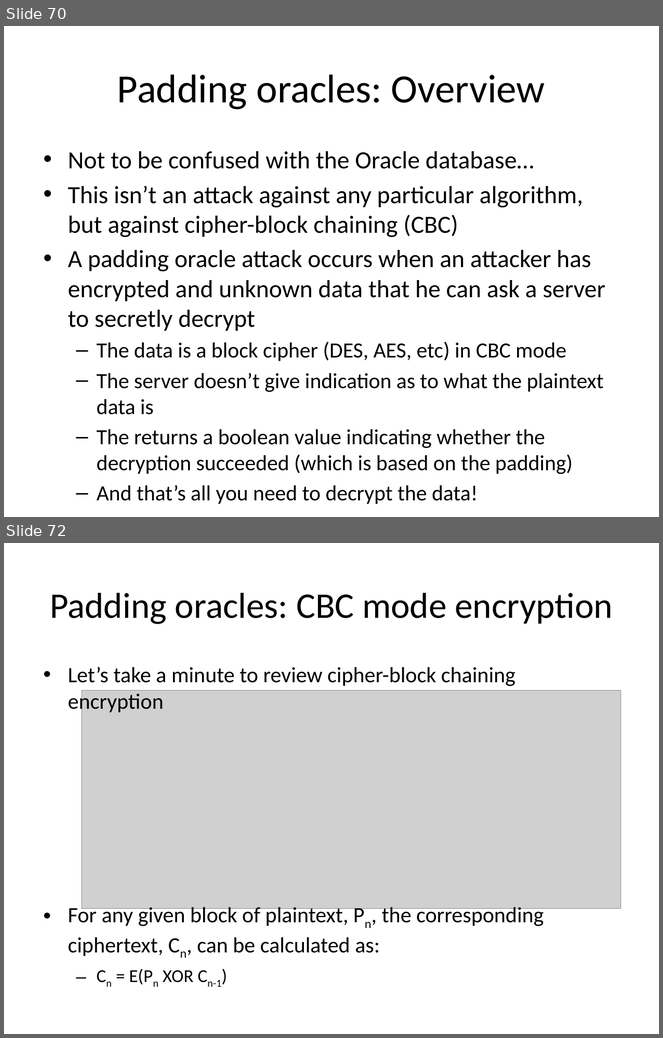
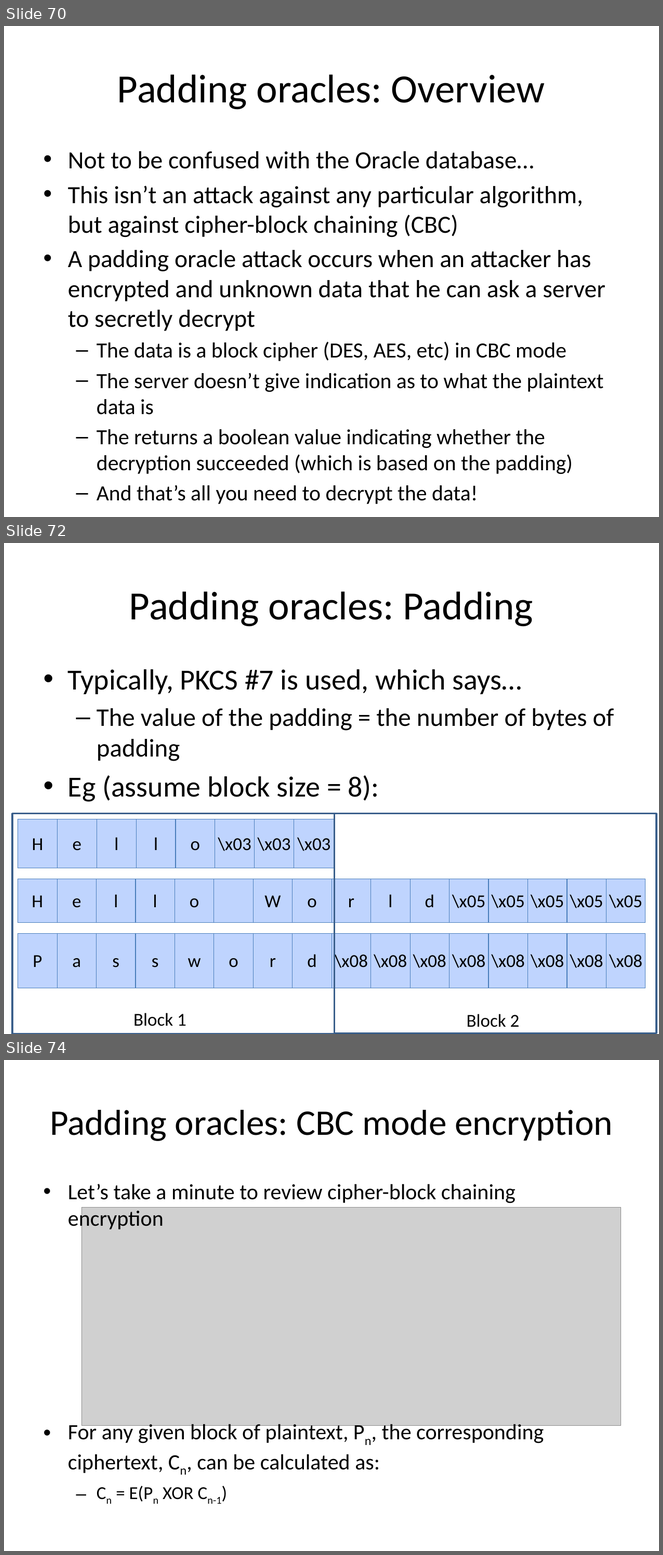
Before and after one commit to iagox86/2013-02-Shmoocon-talk, a slide deck: Shmoocon.pptx. Shown one above the other, each under a label of ours: slides 70 and 72 before the commit, slides 70, 72 and 74 after it; the slides between them are not shown. The pictures are 663x1038 and 663x1555 pixels, drawn with LibreOffice and Linux fonts; fonts in the diff are those of the drawing; grey boxes stand for pictures. Boxes give left, top, right and bottom in pixels: in the first picture for what was removed or moved away, otherwise in the second. Text is boxed around its words. In the diff, an @@ line names an element or a change of style, - is before the commit and + after.

```diff
--- a/Shmoocon.pptx
+++ b/Shmoocon.pptx
@@ slide 72 added at (4,543,659,1034), background #FFFFFF @@
@@ title added at (129,591,533,627), 44 pt, text #000000 @@
+Padding oracles: Padding
@@ text added at (68,669,614,802), 32 pt, text #000000 @@
+• Typically, PKCS #7 is used, which says…
+  – The value of the padding = the number of bytes of padding
+• Eg (assume block size = 8):
@@ rectangle added at (12,813,335,1034), outline #3A5F8C 2 pt @@
@@ table added at (18,820,334,869), 1 rows, 8 columns @@
+H | e | l | l | o | \x03 | \x03 | \x03
@@ rectangle added at (334,813,657,1033), outline #3A5F8C 2 pt @@
@@ table added at (18,879,647,970), 1 rows, 16 columns @@
+H | e | l | l | o |  | W | o | r | l | d | \x05 | \x05 | \x05 | \x05 | \x05
@@ table added at (18,934,647,989), 1 rows, 16 columns @@
+P | a | s | s | w | o | r | d | \x08 | \x08 | \x08 | \x08 | \x08 | \x08 | \x08 | \x08
@@ text added at (133,1013,187,1027), 20 pt, text #000000 @@
+Block 1
@@ text added at (467,1014,520,1028), 20 pt, text #000000 @@
+Block 2
@@ what was slide 72 is now slide 74 @@
```
Also in this commit, not shown: 2 slides changed, 14 other slides added, 1 slide removed, 2 other files.
